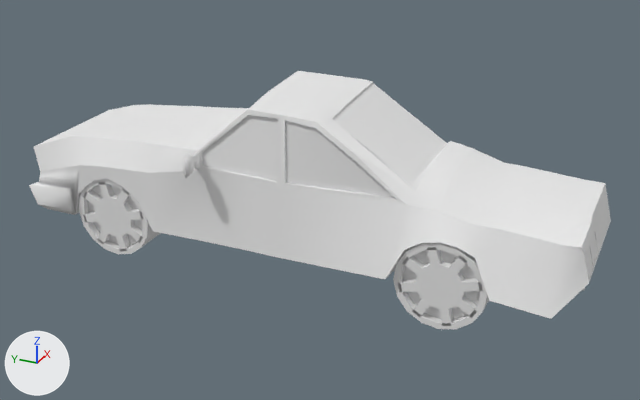
One commit to the OBJ model Assets/3D_Models/Meshes/left_car_mesh.obj: the scene before it, then after it.
Before and after are seen from a camera (50 mm lens) standing at (-5.3, -2.4, 2.28) and looking at (-0.42, -0.2, -0.16). Arrows for +X, +Y and +Z are at lower left; the lights stay in place. Where no turn or scale is listed for an object, it has been applied to the vertices.

In view in the first picture: 'left_car_half_Plane.002', 'right_car_half.003_Plane.004', 'right_car_half.004_Plane.005'.
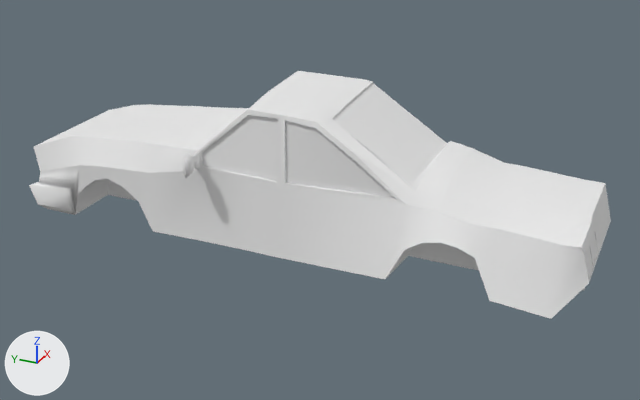
The newer file is also turned or shifted as a whole; pictures and numbers use the older file's frame.

Diff of the bpy script that builds the scene:
```diff
--- a/Assets/3D_Models/Meshes/left_car_mesh.obj.py
+++ b/Assets/3D_Models/Meshes/left_car_mesh.obj.py
@@ ob_right_car_half_003_plane_004 @@
-ob_right_car_half_003_plane_004 = bpy.data.objects.new('right_car_half.003_Plane.004', me_right_car_half_003_plane_004)
-ob_right_car_half_003_plane_004.location = (0.0, 0.0, 0.0)
@@ ob_right_car_half_004_plane_005 @@
-ob_right_car_half_004_plane_005 = bpy.data.objects.new('right_car_half.004_Plane.005', me_right_car_half_004_plane_005)
-ob_right_car_half_004_plane_005.location = (0.0, 0.0, 0.0)
```

Changed parts and their boxes (x1, y1, x2, y2) in the pictures (640 x 400 px):
'right_car_half.003_Plane.004', deleted: before (393, 243, 489, 329)
'right_car_half.004_Plane.005', deleted: before (79, 179, 161, 254)
